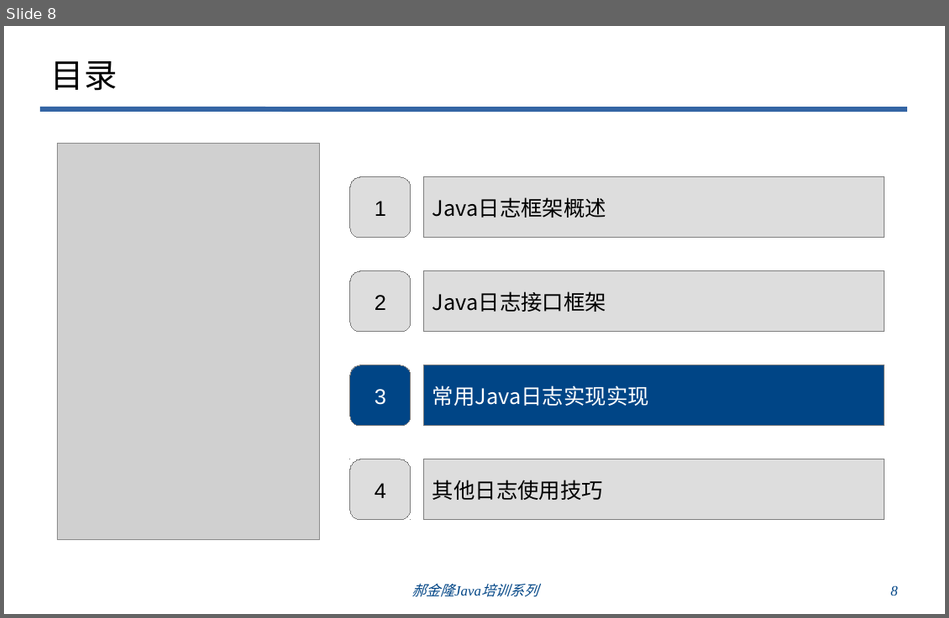
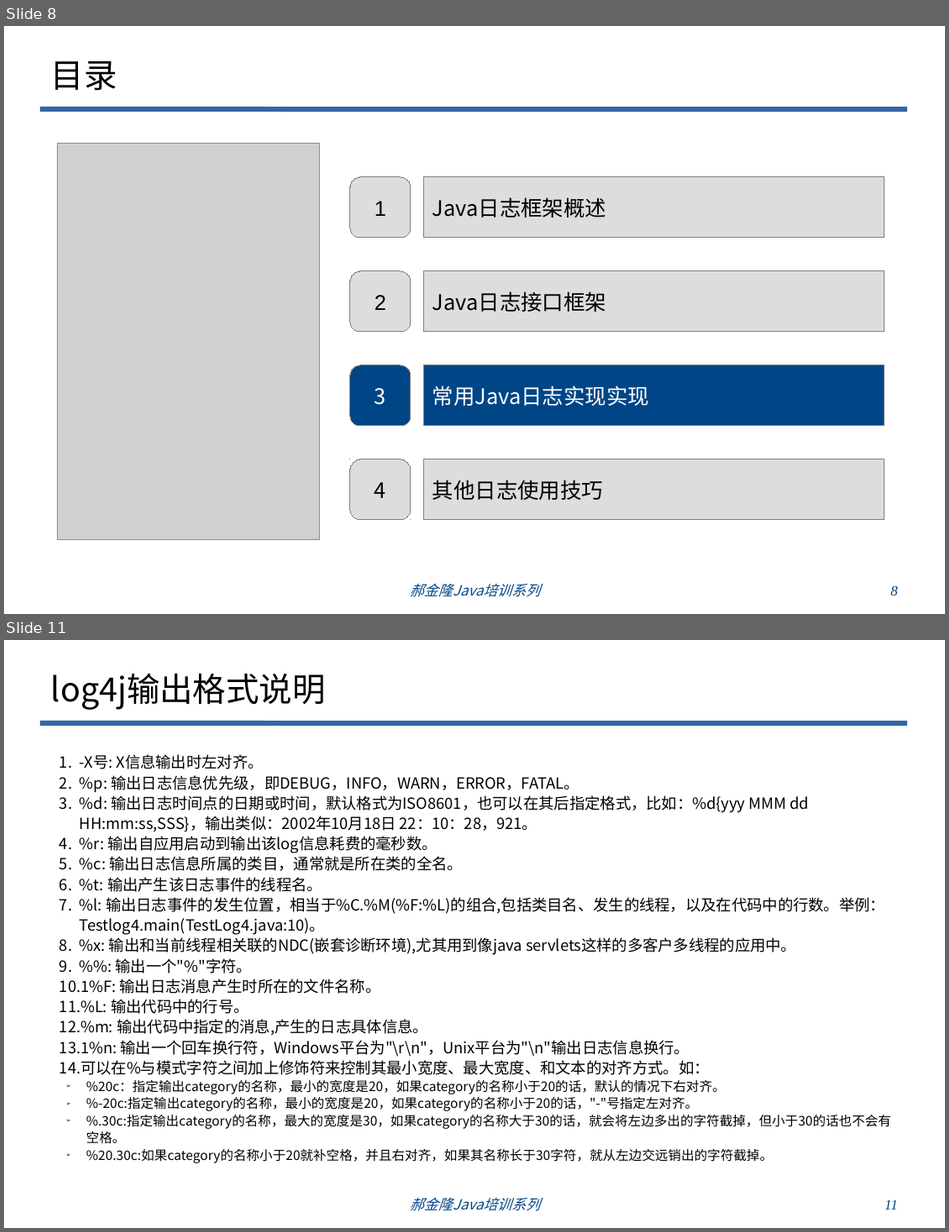
Before and after one commit to haojinlong/trainning, a slide deck: doc/odp/郝金隆Java编程技巧培训之一：Java日志框架.odp. Shown one above the other, each under a label of ours: slide 8 before the commit, slides 8 and 11 after it; the slides between them are not shown. The pictures are 949x618 and 949x1232 pixels, drawn with LibreOffice and Linux fonts; fonts in the diff are those of the drawing; grey boxes stand for pictures; background and template pictures are left out. Boxes give left, top, right and bottom in pixels: in the first picture for what was removed or moved away, otherwise in the second. Text is boxed around its words. In the diff, an @@ line names an element or a change of style, - is before the commit and + after.

```diff
--- a/doc/odp/郝金隆Java编程技巧培训之一：Java日志框架.odp
+++ b/doc/odp/郝金隆Java编程技巧培训之一：Java日志框架.odp
@@ slide 11 added at (4,640,945,1228), background #FFFFFF; not listed: 1 template element that a slide beside it also shows @@
@@ title added at (51,673,326,710), 28 pt, text #000000 @@
+log4j输出格式说明
@@ text added at (59,754,891,1163), 13 pt, text #000000 @@
+1. -X号: X信息输出时左对齐。
+2. %p: 输出日志信息优先级，即DEBUG，INFO，WARN，ERROR，FATAL。
+3. %d: 输出日志时间点的日期或时间，默认格式为ISO8601，也可以在其后指定格式，比如：%d{yyy MMM dd HH:mm:ss,SSS}，输出类似：2002年10月18日 22：10：28，921。
+4. %r: 输出自应用启动到输出该log信息耗费的毫秒数。
+5. %c: 输出日志信息所属的类目，通常就是所在类的全名。
+6. %t: 输出产生该日志事件的线程名。
+7. %l: 输出日志事件的发生位置，相当于%C.%M(%F:%L)的组合,包括类目名、发生的线程，以及在代码中的行数。举例：Testlog4.main(TestLog4.java:10)。
+8. %x: 输出和当前线程相关联的NDC(嵌套诊断环境),尤其用到像java servlets这样的多客户多线程的应用中。
+9. %%: 输出一个"%"字符。
+10. 1%F: 输出日志消息产生时所在的文件名称。
+11. %L: 输出代码中的行号。
+12. %m: 输出代码中指定的消息,产生的日志具体信息。
+13. 1%n: 输出一个回车换行符，Windows平台为"\r\n"，Unix平台为"\n"输出日志信息换行。
+14. 可以在%与模式字符之间加上修饰符来控制其最小宽度、最大宽度、和文本的对齐方式。如：
+➢ %20c：指定输出category的名称，最小的宽度是20，如果category的名称小于20的话，默认的情况下右对齐。
+➢ %-20c:指定输出category的名称，最小的宽度是20，如果category的名称小于20的话，"-"号指定左对齐。
+➢ %.30c:指定输出category的名称，最大的宽度是30，如果category的名称大于30的话，就会将左边多出的字符截掉，但小于30的话也不会有空格。
+➢ %20.30c:如果category的名称小于20就补空格，并且右对齐，如果其名称长于30字符，就从左边交远销出的字符截掉。
@@ text added at (410,1197,540,1211), 12 pt, text #004586, italic @@
+郝金隆Java培训系列
@@ page number added at (884,1200,898,1210), 12 pt, text #004586, italic @@
+11
@@ slide 8 changed as well @@
@@ rounded rectangle "3" at (351,366,411,427): font Arial to Noto Sans CJK SC @@
@@ freeform shape "4" at (351,459,411,520): font Arial to Noto Sans CJK SC @@
@@ text "郝金隆Java培训系列" at (410,583,540,597): font Times New Roman to Noto Sans CJK SC @@
```
Also in this commit, not shown: 7 other slides changed, 8 other slides added, 6 other files.
